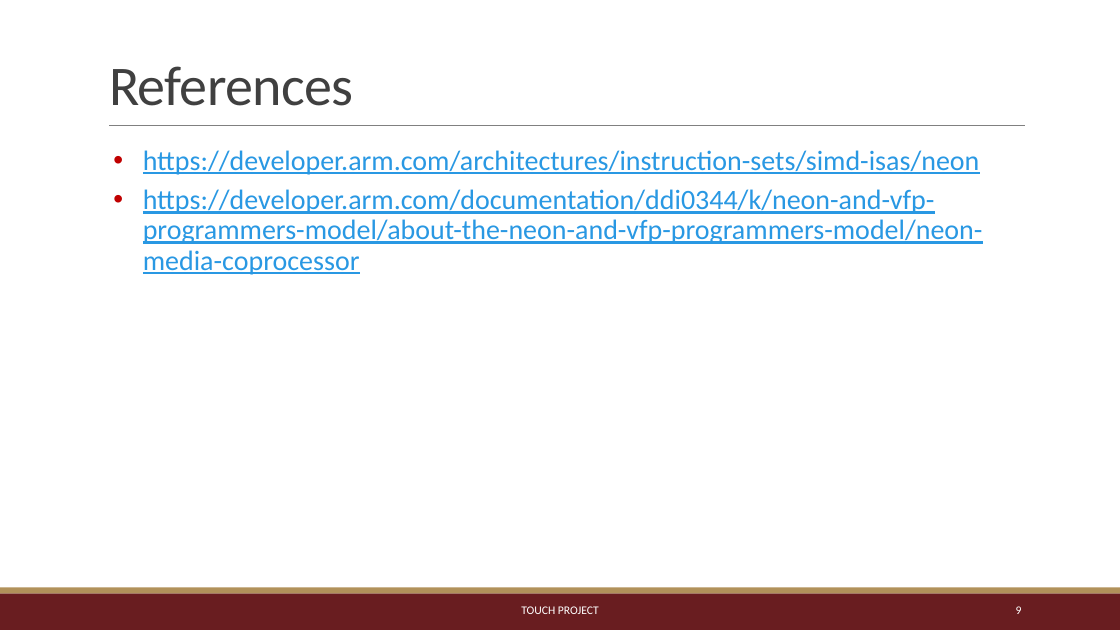
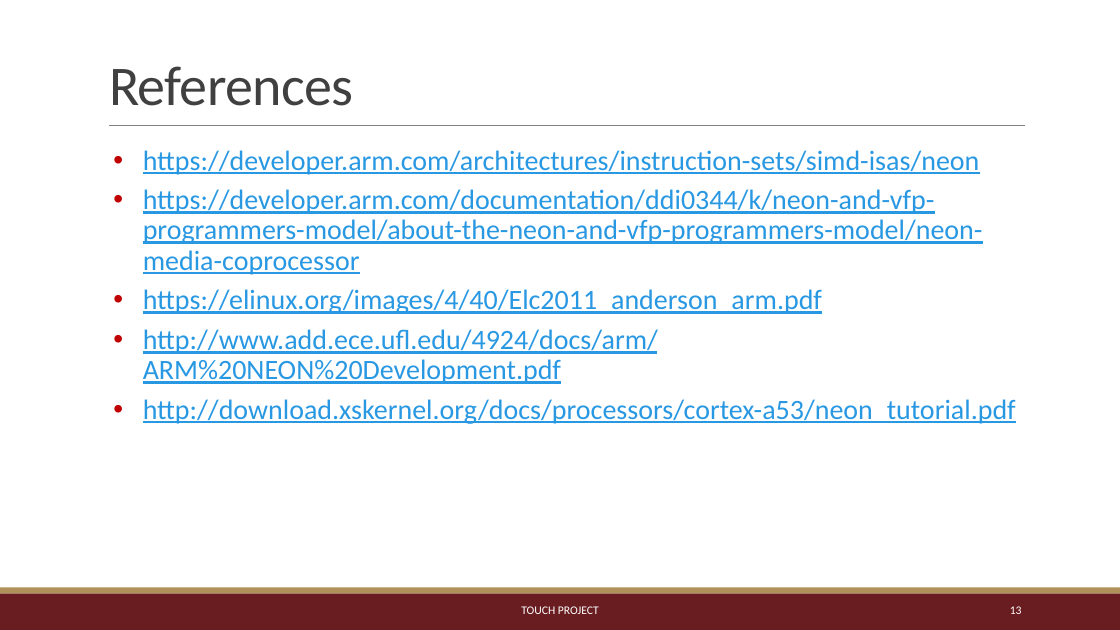
Before and after one commit to TeachingUndergradsCHC/modules, a slide deck: slide 13 of Architecture/arm_introduction/ARM/NEON_intro.pptx (slide 9 before the commit). Drawn at 1120x630 pixels with LibreOffice and Linux fonts; fonts in the diff are those of the drawing. Boxes give left, top, right and bottom in pixels: in the first picture for what was removed or moved away, otherwise in the second. Text is boxed around its words. In the diff, an @@ line names an element or a change of style, - is before the commit and + after.

```diff
--- a/Architecture/arm_introduction/ARM/NEON_intro.pptx
+++ b/Architecture/arm_introduction/ARM/NEON_intro.pptx
@@ text at box(143, 289, 1016, 424): paragraphs added @@
+• https://elinux.org/images/4/40/Elc2011_anderson_arm.pdf
+• http://www.add.ece.ufl.edu/4924/docs/arm/ARM%20NEON%20Development.pdf
+• http://download.xskernel.org/docs/processors/cortex-a53/neon_tutorial.pdf
@@ page number at box(1010, 606, 1022, 614): text changed @@
-9
+13
```
Also in this commit, not shown: 3 other slides changed, 4 slides added.
